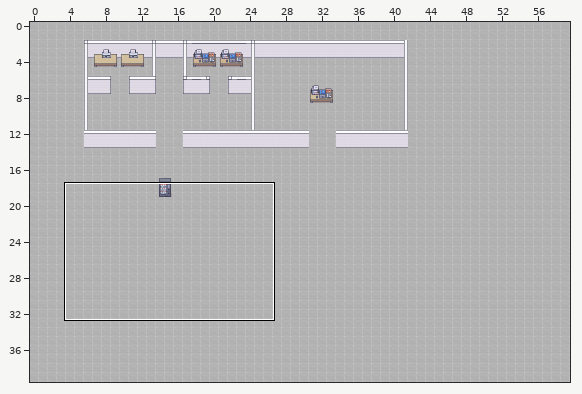
One commit to this Tiled map: src/game/assets/tilemaps/level2-office.tmx. Above, an overview of the earlier version with the close-up marked.
Close-up. Earlier state:
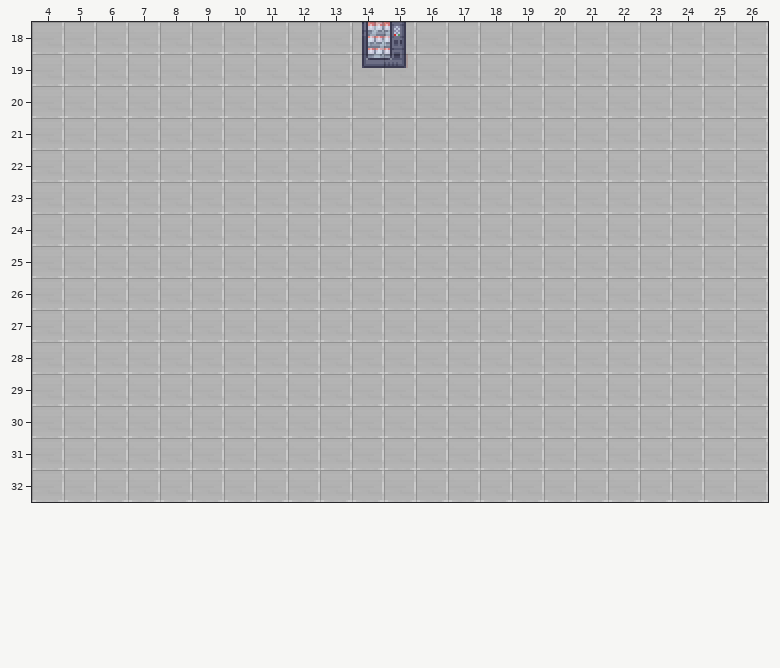
Cells are 16x16 px. Shown: x 4..26, y 18..32.
After the commit:
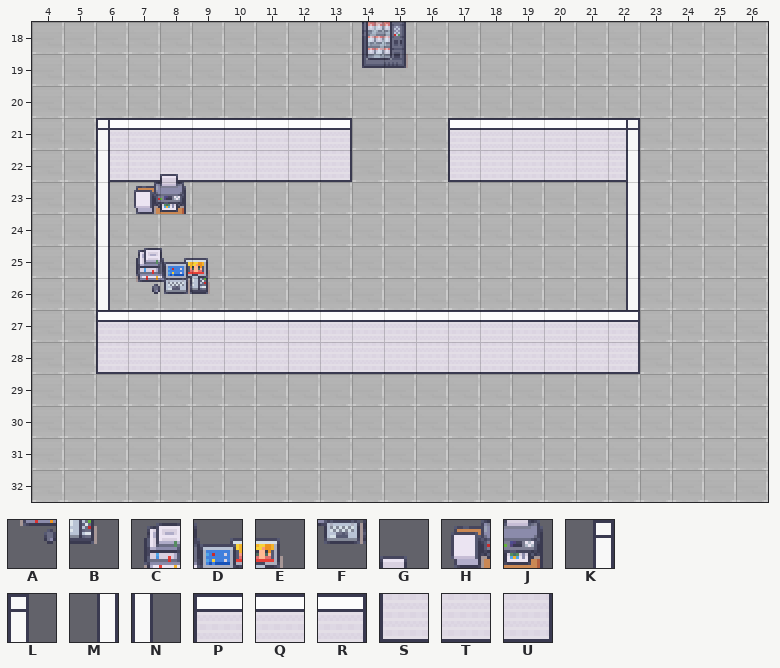
Key: from "Modern_Office_16x16": A 506, B 508, C 522, D 523, E 524, F 539, G 623, H 638, J 639; from "Room_Builder_Office_16x16": K 23, L 25, M 39, N 41, P 176, Q 177, R 178, S 192, T 193, U 194.
_ is an empty cell.
What changed:
Layer "World":
y 21: x 6..12 _______ -> QQQQQQQ; x 18..22 _____ -> QQQQQ
y 22: x 6..12 _______ -> TTTTTTT; x 18..22 _____ -> TTTTT
y 23..26: x 6 _ -> N; x 22 _ -> M
y 27: x 7..21 _______________ -> QQQQQQQQQQQQQQQ
y 28: x 7..21 _______________ -> TTTTTTTTTTTTTTT
Layer "Above Player":
y 21: x 6 _ -> L; x 13 _ -> R; x 17 _ -> P; x 22 _ -> K
y 22: x 6 _ -> N; x 8 _ -> G; x 13 _ -> U; x 17 _ -> S; x 22 _ -> M
y 23: x 7..8 __ -> HJ
y 25: x 7..9 ___ -> CDE
y 26: x 7..9 ___ -> AFB
y 27: x 6 _ -> P; x 22 _ -> R
y 28: x 6 _ -> S; x 22 _ -> U
Pixel boxes of the changes (left, top, right, bottom) in both close-ups:
added: (96, 118, 640, 374)
